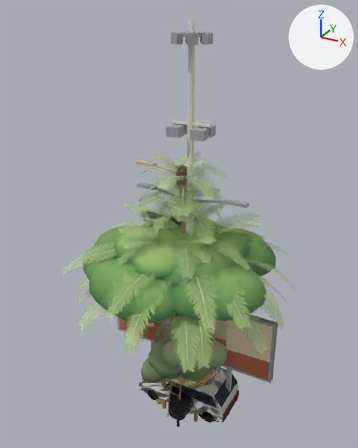
The FBX model Assets/_Project/Visuals/CampusWorld/Models/Dressing_Prototypes.fbx: old version first, new version second.
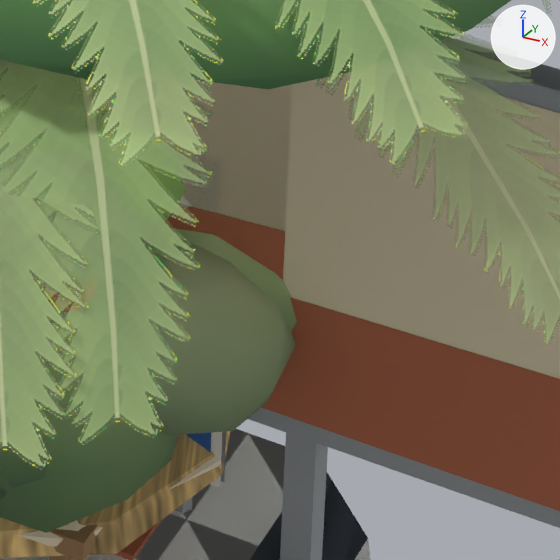
The first picture shows the older version from a camera (50 mm lens) standing at (8.65, -16.67, 17.47) and looking at (-0.6, 0.15, 9.05). The close-ups show the older and then the newer version on the part from 52% to 74% of the width and 69% to 86% of the height of that picture. Only the edits that show in the close-ups are written down. Every picture has the same lights, and +X, +Y and +Z are marked at upper right. Where no turn or scale is listed for an object, it has been applied to the vertices. Vertices at exactly the same position are counted once.

In view in the first close-up: 'Prop_Billboard', 'Prop_BillboardSmall', 'Prop_CarF', 'Prop_ParasolThatch', 'Veg_Olive', 'Veg_Olive_B', 'Veg_Palm', 'Veg_Palm_B', 'Veg_PlazaTree', 'Veg_PlazaTree_B', 'Veg_UmbrellaPine', 'Veg_UmbrellaPine_B' and 4 more.
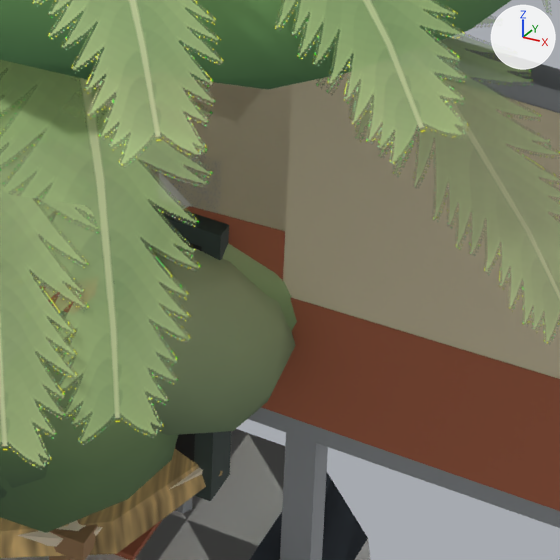
Scene script edits in JSON lines:
```json
{"block": "me_veg_plazatree_001", "where": "# used by ob_veg_plazatree; location = (0.0, 0.0, 0.0)"}
{"op": "remove", "block": "me_veg_plazatree_001", "code": "me_veg_plazatree_001.from_pydata(...)  # 274 vertices, 470 faces; spans x -1.0..1.23, y -1.27..1.07, z -0.35..5.04"}
{"op": "add", "block": "me_veg_plazatree_001", "code": "me_veg_plazatree_001.from_pydata(...)  # 235 vertices, 410 faces; spans x -0.95..0.89, y -0.71..0.71, z -0.35..5.62"}
{"block": "me_veg_plazatree_001", "change": "me_veg_plazatree_001 part 1: the loose piece of 42 vertices spanning x 0.11..1.23, y -0.37..0.61, z 3.75..4.58 is deleted"}
{"block": "me_veg_plazatree_001", "change": "other edits to the shape of me_veg_plazatree_001 do not show in these pictures"}
{"op": "add", "block": "me_prop_screenbox_001", "code": ["me_prop_screenbox_001 = bpy.data.meshes.new('Prop_ScreenBox.001')", "me_prop_screenbox_001.from_pydata(...)  # 24 vertices, 26 faces; spans x -1.5..1.5, y -0.14..0.15, z -0.15..4.0", "me_prop_screenbox_001.materials.append(mat_w_street_palette)  # picture img_street_palette_albedo_png"]}
{"op": "add", "block": "ob_prop_screenbox", "code": ["ob_prop_screenbox = bpy.data.objects.new('Prop_ScreenBox', me_prop_screenbox_001)", "ob_prop_screenbox.location = (0.0, 0.0, 0.0)"]}
```

Pixel boxes [x1, y1, x2, y2] of what changed, in the close-ups (560 x 560 px):
```json
{"object": "Prop_ScreenBox", "change": "added", "after": [152, 204, 231, 501]}
{"object": "Veg_PlazaTree", "change": "reshaped", "before": [99, 111, 185, 220], "after": [38, 76, 108, 140]}
{"part": 1, "of": "me_veg_plazatree_001", "change": "deleted", "before": [99, 111, 185, 220], "on screen": "green"}
{"object": "Prop_CarF", "change": "unchanged, covered by the edit", "before": [0, 429, 370, 560]}
{"object": "Prop_CarC", "change": "unchanged, uncovered by the edit", "after": [0, 429, 370, 560]}
{"object": "Veg_PlazaTree_B", "change": "unchanged, covered by the edit", "before": [0, 68, 109, 151], "after": [0, 65, 35, 127]}
```
